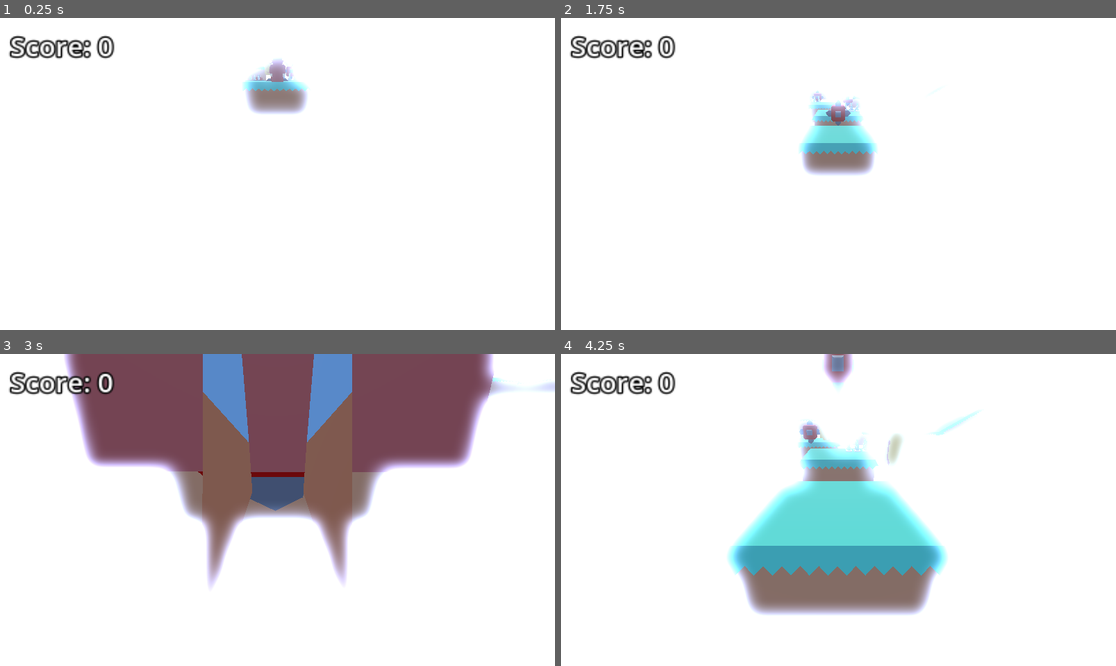
Above: before the commit, frames 1-4 (two rows, left to right).
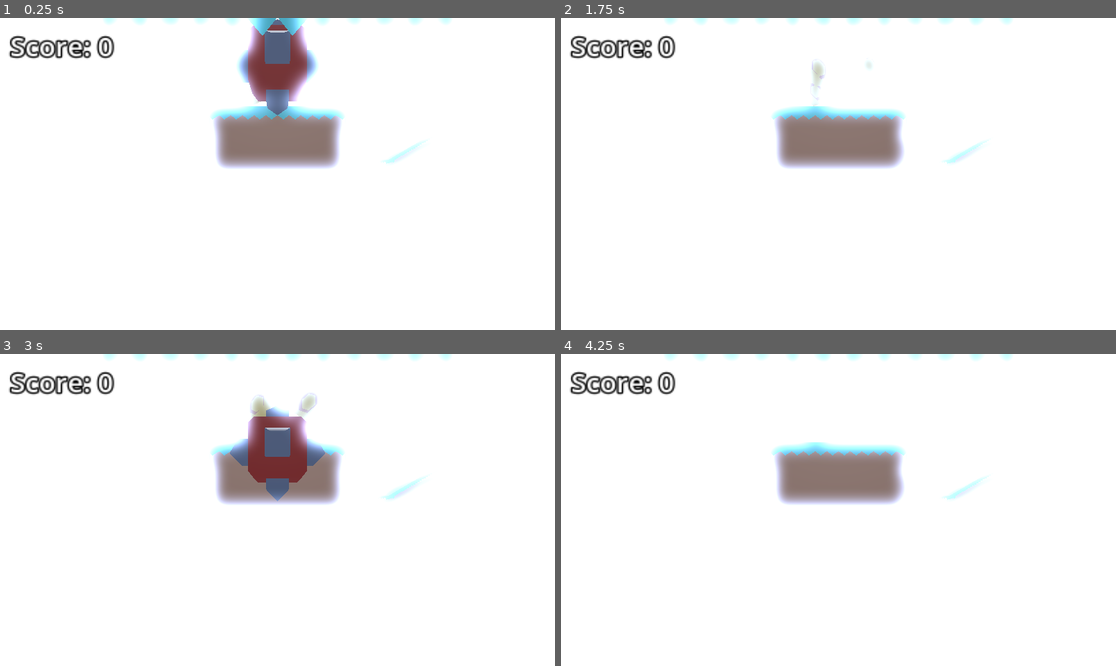
Above: after the commit, the same moments.

Repository: AErdenberger/3d_Platformer
Game: Godot game, scene res://Levels/level_1.tscn
Same seed, same stepped clock (60 frames per second), same inputs: the game is played once before the commit and once after it.
Inputs (mouse positions are in pixels of both pictures, inside the frame that each line leads up to):
- Up to frame 1 (0.25 s): no input
- Up to frame 2 (1.75 s): move the mouse to (866, 174) at 0.52 s; hold W (move_forward) from 0.53 s (still down); tap Down (camera_down, bound only after the commit) at 0.6 s; click (866, 174) at 0.67 s; tap Space (jump) at 0.77, 1.07, 1.52 s; tap Left (camera_left, bound only after the commit) at 0.8, 1.35 s; move the mouse to (810, 174) at 1.27 s; click (810, 174) at 1.42 s; tap Right (camera_right, bound only after the commit) at 1.55 s
- Up to frame 3 (3 s): keep holding W (move_forward); tap Space (jump) at 1.82 s; move the mouse to (288, 503) at 2.02 s; tap Right (camera_right, bound only after the commit) at 2.1 s; click (288, 503) at 2.17 s; tap Up (camera_up, bound only after the commit) at 2.3, 2.85 s; move the mouse to (271, 516) at 2.77 s; click (271, 516) at 2.92 s
- Up to frame 4 (4.25 s): keep holding W (move_forward); tap Space (jump) at 3.02, 3.05, 3.32 s; move the mouse to (877, 513) at 3.52 s; hold Space (jump) from 3.53 s (still down); click (877, 513) at 3.67 s; tap Down (camera_down, bound only after the commit) at 3.8 s

The runs differ from the first frame. In frame 1, 7.9% of the frame differs, in the area x 18-82%, y 0-49%; in frame 2, 5.0%; in frame 3, 33%, in the area x 11-100%, y 0-75%; in frame 4, 17%.
Error after the commit: Invalid access to property or key 'rotation' on a base object of type 'null instance'. (res://Player.gd:62)

Commit message:
Mammo implentation

Diff:
--- a/Levels/level_1.tscn
+++ b/Levels/level_1.tscn
@@ -6,6 +6,7 @@
 [ext_resource type="PackedScene" uid="uid://dmw4umfy31obw" path="res://spikes.tscn" id="4_64m4w"]
 [ext_resource type="PackedScene" uid="uid://bgn6hhaln4yfv" path="res://coin.tscn" id="5_0lw0a"]
 [ext_resource type="PackedScene" uid="uid://ce5xto4o33kyl" path="res://end_flag.tscn" id="6_wwguw"]
+[ext_resource type="PackedScene" uid="uid://cv0qbarl1wjcq" path="res://view.tscn" id="7_jmo74"]
 
 [sub_resource type="Environment" id="Environment_xiv38"]
 background_mode = 1
@@ -20,107 +21,121 @@
 
 [node name="Main" type="Node3D"]
 
-[node name="PlatformLarge" parent="." instance=ExtResource("1_p3yf1")]
+[node name="Platform Holder" type="Node3D" parent="."]
+transform = Transform3D(1, 0, 0, 0, 1, 0, 0, 0, 1, 0.009516, 1.41706, 0)
+
+[node name="PlatformLarge" parent="Platform Holder" instance=ExtResource("1_p3yf1")]
+transform = Transform3D(1, 0, 0, 0, 1, 0, 0, 0, 1, -0.009516, -1.41706, 0)
+
+[node name="PlatformLarge2" parent="Platform Holder" instance=ExtResource("1_p3yf1")]
+transform = Transform3D(1, 0, 0, 0, 1, 0, 0, 0, 1, -0.009516, -1.41706, -4)
+
+[node name="PlatformLarge3" parent="Platform Holder" instance=ExtResource("1_p3yf1")]
+transform = Transform3D(1, 0, 0, 0, 1, 0, 0, 0, 1, -1.00952, -1.41706, -8)
+
+[node name="PlatformLarge4" parent="Platform Holder" instance=ExtResource("1_p3yf1")]
+transform = Transform3D(1, 0, 0, 0, 1, 0, 0, 0, 1, -2.00952, -0.41706, -12)
+
+[node name="PlatformLarge5" parent="Platform Holder" instance=ExtResource("1_p3yf1")]
+transform = Transform3D(1, 0, 0, 0, 1, 0, 0, 0, 1, 1.99048, -1.41706, -15)
+
+[node name="PlatformLarge6" parent="Platform Holder" instance=ExtResource("1_p3yf1")]
+transform = Transform3D(1, 0, 0, 0, 1, 0, 0, 0, 1, 6.99048, -1.41706, -15)
+
+[node name="PlatformLarge7" parent="Platform Holder" instance=ExtResource("1_p3yf1")]
+transform = Transform3D(0.858468, -0.512867, 0, 0.512867, 0.858468, 0, 0, 0, 1, 8.85002, -0.887874, -15.0132)
+
+[node name="PlatformLarge8" parent="Platform Holder" instance=ExtResource("1_p3yf1")]
+transform = Transform3D(0.858468, -0.512867, 0, 0.512867, 0.858468, 0, 0, 0, 1, 10.5777, 0.13683, -15.0132)
+
+[node name="PlatformLarge9" parent="Platform Holder" instance=ExtResource("1_p3yf1")]
+transform = Transform3D(1, 0, 0, 0, 1, 0, 0, 0, 1, 12.0047, 0.47275, -15.0043)
+
+[node name="PlatformLarge10" parent="Platform Holder" instance=ExtResource("1_p3yf1")]
+transform = Transform3D(1, 0, 0, 0, 1, 0, 0, 0, 1, 15.9535, 0.58294, -15.0514)
+
+[node name="Coin Holder" type="Node3D" parent="."]
+transform = Transform3D(1, 0, 0, 0, 1, 0, 0, 0, 1, 0.009516, 1.41706, 0)
+
+[node name="Coin" parent="Coin Holder" instance=ExtResource("5_0lw0a")]
+transform = Transform3D(1, 0, 0, 0, 1, 0, 0, 0, 1, 0.655895, -0.11941, 0)
+
+[node name="Coin2" parent="Coin Holder" instance=ExtResource("5_0lw0a")]
+transform = Transform3D(1, 0, 0, 0, 1, 0, 0, 0, 1, -0.354506, -0.04238, -3.53044)
+
+[node name="Coin3" parent="Coin Holder" instance=ExtResource("5_0lw0a")]
+transform = Transform3D(1, 0, 0, 0, 1, 0, 0, 0, 1, 0.53672, -0.0171701, -3.52376)
+
+[node name="Coin4" parent="Coin Holder" instance=ExtResource("5_0lw0a")]
+transform = Transform3D(1, 0, 0, 0, 1, 0, 0, 0, 1, -0.512881, -0.07702, -4.45877)
+
+[node name="Coin5" parent="Coin Holder" instance=ExtResource("5_0lw0a")]
+transform = Transform3D(1, 0, 0, 0, 1, 0, 0, 0, 1, -0.634763, -0.28731, -7.73786)
+
+[node name="Coin6" parent="Coin Holder" instance=ExtResource("5_0lw0a")]
+transform = Transform3D(1, 0, 0, 0, 1, 0, 0, 0, 1, -1.46585, 0.8086, -12.4827)
+
+[node name="Coin7" parent="Coin Holder" instance=ExtResource("5_0lw0a")]
+transform = Transform3D(1, 0, 0, 0, 1, 0, 0, 0, 1, 2.52276, -0.41364, -14.9998)
+
+[node name="Coin8" parent="Coin Holder" instance=ExtResource("5_0lw0a")]
+transform = Transform3D(1, 0, 0, 0, 1, 0, 0, 0, 1, 7.87113, 0.09603, -14.5252)
+
+[node name="Coin9" parent="Coin Holder" instance=ExtResource("5_0lw0a")]
+transform = Transform3D(1, 0, 0, 0, 1, 0, 0, 0, 1, 8.95607, 0.66602, -15.1725)
+
+[node name="Coin10" parent="Coin Holder" instance=ExtResource("5_0lw0a")]
+transform = Transform3D(1, 0, 0, 0, 1, 0, 0, 0, 1, 12.0402, 1.80574, -15.0103)
+
+[node name="Spikes Holder" type="Node3D" parent="."]
+
+[node name="Spikes" parent="Spikes Holder" instance=ExtResource("4_64m4w")]
+transform = Transform3D(1, 0, 0, 0, 1, 0, 0, 0, 1, 0.628275, 1.01332, -4.5297)
+
+[node name="Spikes2" parent="Spikes Holder" instance=ExtResource("4_64m4w")]
+transform = Transform3D(1, 0, 0, 0, 1, 0, 0, 0, 1, -1.56748, 1.03552, -8.58514)
+
+[node name="Spikes3" parent="Spikes Holder" instance=ExtResource("4_64m4w")]
+transform = Transform3D(1, 0, 0, 0, 1, 0, 0, 0, 1, -2.5993, 1.96589, -11.9661)
+
+[node name="Spikes4" parent="Spikes Holder" instance=ExtResource("4_64m4w")]
+transform = Transform3D(1, 0, 0, 0, 1, 0, 0, 0, 1, 1.38425, 1, -15.5503)
+
+[node name="Spikes5" parent="Spikes Holder" instance=ExtResource("4_64m4w")]
+transform = Transform3D(0.850505, -0.525966, -0.00129996, 0.525937, 0.85048, -0.00862917, 0.00564423, 0.00665545, 0.999962, 8.1342, 1.2656, -15.6006)
+
+[node name="Spikes6" parent="Spikes Holder" instance=ExtResource("4_64m4w")]
+transform = Transform3D(0.850505, -0.525966, -0.00129996, 0.525937, 0.85048, -0.00862917, 0.00564423, 0.00665545, 0.999962, 9.74417, 2.21533, -14.4375)
+
+[node name="Enemy Holder" type="Node3D" parent="."]
+
+[node name="Enemy" parent="Enemy Holder" instance=ExtResource("3_thf22")]
+
+[node name="Enemy2" parent="Enemy Holder" instance=ExtResource("3_thf22")]
+transform = Transform3D(1, 0, 0, 0, 1, 0, 0, 0, 1, 1.27426, 1, -5.9757)
+move_dir = Vector3(-3, 0, 0)
+
+[node name="Enemy3" parent="Enemy Holder" instance=ExtResource("3_thf22")]
+transform = Transform3D(1, 0, 0, 0, 1, 0, 0, 0, 1, -1.24315, 0.00341761, -10.046)
+move_dir = Vector3(-1, 3, 0)
+
+[node name="Enemy4" parent="Enemy Holder" instance=ExtResource("3_thf22")]
+transform = Transform3D(1, 0, 0, 0, 1, 0, 0, 0, 1, 4.48921, 1, -14.4396)
+move_dir = Vector3(0, 0, -3)
+
+[node name="Enemy5" parent="Enemy Holder" instance=ExtResource("3_thf22")]
+transform = Transform3D(1, 0, 0, 0, 1, 0, 0, 0, 1, 4.48921, 1, -15.5526)
+move_dir = Vector3(0, 0, 3)
 
 [node name="Player" parent="." instance=ExtResource("2_3goe4")]
 
 [node name="DirectionalLight3D" type="DirectionalLight3D" parent="."]
 transform = Transform3D(-1, 4.37114e-08, -7.57103e-08, 0, 0.866025, 0.5, 8.74228e-08, 0.5, -0.866025, 0, 3.70442, 0)
 
-[node name="PlatformLarge2" parent="." instance=ExtResource("1_p3yf1")]
-transform = Transform3D(1, 0, 0, 0, 1, 0, 0, 0, 1, 0, 0, -4)
-
-[node name="PlatformLarge3" parent="." instance=ExtResource("1_p3yf1")]
-transform = Transform3D(1, 0, 0, 0, 1, 0, 0, 0, 1, -1, 0, -8)
-
-[node name="PlatformLarge4" parent="." instance=ExtResource("1_p3yf1")]
-transform = Transform3D(1, 0, 0, 0, 1, 0, 0, 0, 1, -2, 1, -12)
-
-[node name="PlatformLarge5" parent="." instance=ExtResource("1_p3yf1")]
-transform = Transform3D(1, 0, 0, 0, 1, 0, 0, 0, 1, 2, 0, -15)
-
-[node name="PlatformLarge6" parent="." instance=ExtResource("1_p3yf1")]
-transform = Transform3D(1, 0, 0, 0, 1, 0, 0, 0, 1, 7, 0, -15)
-
-[node name="Enemy" parent="." instance=ExtResource("3_thf22")]
-
-[node name="Enemy2" parent="." instance=ExtResource("3_thf22")]
-transform = Transform3D(1, 0, 0, 0, 1, 0, 0, 0, 1, 1.27426, 1, -5.9757)
-move_dir = Vector3(-3, 0, 0)
-
-[node name="Enemy3" parent="." instance=ExtResource("3_thf22")]
-transform = Transform3D(1, 0, 0, 0, 1, 0, 0, 0, 1, -1.24315, 0.00341761, -10.046)
-move_dir = Vector3(-1, 3, 0)
-
-[node name="Enemy4" parent="." instance=ExtResource("3_thf22")]
-transform = Transform3D(1, 0, 0, 0, 1, 0, 0, 0, 1, 4.48921, 1, -14.4396)
-move_dir = Vector3(0, 0, -3)
-
-[node name="Enemy5" parent="." instance=ExtResource("3_thf22")]
-transform = Transform3D(1, 0, 0, 0, 1, 0, 0, 0, 1, 4.48921, 1, -15.5526)
-move_dir = Vector3(0, 0, 3)
-
-[node name="PlatformLarge7" parent="." instance=ExtResource("1_p3yf1")]
-transform = Transform3D(0.858468, -0.512867, 0, 0.512867, 0.858468, 0, 0, 0, 1, 8.85954, 0.529186, -15.0132)
-
-[node name="PlatformLarge8" parent="." instance=ExtResource("1_p3yf1")]
-transform = Transform3D(0.858468, -0.512867, 0, 0.512867, 0.858468, 0, 0, 0, 1, 10.5872, 1.55389, -15.0132)
-
-[node name="PlatformLarge9" parent="." instance=ExtResource("1_p3yf1")]
-transform = Transform3D(1, 0, 0, 0, 1, 0, 0, 0, 1, 12.0142, 1.88981, -15.0043)
-
-[node name="PlatformLarge10" parent="." instance=ExtResource("1_p3yf1")]
-transform = Transform3D(1, 0, 0, 0, 1, 0, 0, 0, 1, 15.963, 2, -15.0514)
-
-[node name="Spikes" parent="." instance=ExtResource("4_64m4w")]
-transform = Transform3D(1, 0, 0, 0, 1, 0, 0, 0, 1, 0.628275, 1.01332, -4.5297)
-
-[node name="Spikes2" parent="." instance=ExtResource("4_64m4w")]
-transform = Transform3D(1, 0, 0, 0, 1, 0, 0, 0, 1, -1.56748, 1.03552, -8.58514)
-
-[node name="Spikes3" parent="." instance=ExtResource("4_64m4w")]
-transform = Transform3D(1, 0, 0, 0, 1, 0, 0, 0, 1, -2.5993, 1.96589, -11.9661)
-
-[node name="Spikes4" parent="." instance=ExtResource("4_64m4w")]
-transform = Transform3D(1, 0, 0, 0, 1, 0, 0, 0, 1, 1.38425, 1, -15.5503)
-
-[node name="Spikes5" parent="." instance=ExtResource("4_64m4w")]
-transform = Transform3D(0.850505, -0.525966, -0.00129996, 0.525937, 0.85048, -0.00862917, 0.00564423, 0.00665545, 0.999962, 8.1342, 1.2656, -15.6006)
-
-[node name="Spikes6" parent="." instance=ExtResource("4_64m4w")]
-transform = Transform3D(0.850505, -0.525966, -0.00129996, 0.525937, 0.85048, -0.00862917, 0.00564423, 0.00665545, 0.999962, 9.74417, 2.21533, -14.4375)
-
-[node name="Coin" parent="." instance=ExtResource("5_0lw0a")]
-
 [node name="WorldEnvironment" type="WorldEnvironment" parent="."]
 environment = SubResource("Environment_xiv38")
 
-[node name="Coin2" parent="." instance=ExtResource("5_0lw0a")]
-transform = Transform3D(1, 0, 0, 0, 1, 0, 0, 0, 1, -0.34499, 1.37468, -3.53044)
-
-[node name="Coin3" parent="." instance=ExtResource("5_0lw0a")]
-transform = Transform3D(1, 0, 0, 0, 1, 0, 0, 0, 1, 0.546236, 1.39989, -3.52376)
-
-[node name="Coin4" parent="." instance=ExtResource("5_0lw0a")]
-transform = Transform3D(1, 0, 0, 0, 1, 0, 0, 0, 1, -0.503365, 1.34004, -4.45877)
-
-[node name="Coin5" parent="." instance=ExtResource("5_0lw0a")]
-transform = Transform3D(1, 0, 0, 0, 1, 0, 0, 0, 1, -0.625247, 1.12975, -7.73786)
-
-[node name="Coin6" parent="." instance=ExtResource("5_0lw0a")]
-transform = Transform3D(1, 0, 0, 0, 1, 0, 0, 0, 1, -1.45633, 2.22566, -12.4827)
-
-[node name="Coin7" parent="." instance=ExtResource("5_0lw0a")]
-transform = Transform3D(1, 0, 0, 0, 1, 0, 0, 0, 1, 2.53228, 1.00342, -14.9998)
-
-[node name="Coin8" parent="." instance=ExtResource("5_0lw0a")]
-transform = Transform3D(1, 0, 0, 0, 1, 0, 0, 0, 1, 7.88065, 1.51309, -14.5252)
-
-[node name="Coin9" parent="." instance=ExtResource("5_0lw0a")]
-transform = Transform3D(1, 0, 0, 0, 1, 0, 0, 0, 1, 8.96559, 2.08308, -15.1725)
-
-[node name="Coin10" parent="." instance=ExtResource("5_0lw0a")]
-transform = Transform3D(1, 0, 0, 0, 1, 0, 0, 0, 1, 12.0497, 3.2228, -15.0103)
-
 [node name="EndFlag" parent="." instance=ExtResource("6_wwguw")]
 next_scene = "res://Levels/level_2.tscn"
+
+[node name="View" parent="." instance=ExtResource("7_jmo74")]
--- a/Player.gd
+++ b/Player.gd
@@ -1,78 +1,96 @@
 extends CharacterBody3D
 
-var move_speed : float = 4.0
-var jump_force : float = 10.0
-var gravity : float = 20.0
+@export var view: Node3D
 
-var facing_angle : float
+var move_speed = 250
+var move_velocity: Vector3
 
 var score : int
 
-#var _velocity = Vector3.ZERO
-var _snap_vector = Vector3.DOWN
+var gravity:float = 0
+var jump_strength = 7
 
-@onready var model : MeshInstance3D = get_node("Model")
-@onready var _spring_arm : SpringArm3D = $SpringArm
+var rotation_direction : float
+
+var previously_floored = false
+
+var jump_single = true
+var jump_double = true
+
+@onready var model = $Model
 @onready var score_text : Label = get_node("ScoreText")
 
-@export var sensitivity : int = 500
-@export var camera_path : NodePath
-@onready var camera = get_node(camera_path)
+func _physics_process(delta):
+	handle_controls(delta)
+	handle_gravity(delta)
 
-func _physics_process(delta):
+	#Movement
+	var applied_velocity : Vector3
+	#velocity is from CharacterBody
+	#Lerp - Returns the result of the linear interpolation between this vector and to by amount weight.
+		#weight is on the range of 0.0 to 1.0, representing the amount of interpolation.
+	applied_velocity = velocity.lerp(move_velocity, delta * 10)
+	applied_velocity.y = -gravity
 
-	#apply gravity if we're in the air
-	if not is_on_floor():
-		velocity.y -= gravity * delta
-
-	var move_direction = Vector3.ZERO
-	move_direction.x = Input.get_action_strength("move_right") - Input.get_action_strength("move_left")
-	move_direction.z = Input.get_action_strength("move_backward") - Input.get_action_strength("move_forward")
-	move_direction = move_direction.rotated(Vector3.UP, _spring_arm.rotation.y).normalized()
-	#get keyboard input
-	#var input = Input.get_vector("move_left", "move_right", "move_forward", "move_backward")
-	#calculate move direction
-	#var dir = Vector3(input.x, 0, input.y)
-
-	#assign direction to velocity
-	velocity.x = move_direction.x * move_speed
-	velocity.z = move_direction.z * move_speed
-	velocity.y -= gravity * delta
-
-	var just_landed = is_on_floor() and _snap_vector == Vector3.ZERO
-	if Input.is_action_pressed("jump") and is_on_floor():
-		velocity.y = jump_force
-		_snap_vector = Vector3.ZERO
-	elif just_landed:
-		_snap_vector = Vector3.DOWN #snap the character to the floor
-
-	#apply velocity
+	velocity = applied_velocity
 	move_and_slide()
 
-	#if we're moving, set facing direction
-	if velocity.length() > 0:
-		facing_angle = Vector2(velocity.y, velocity.x).angle()
-		model.rotation.y = lerp_angle(model.rotation.y, facing_angle, 0.5)
+	if position.y < -10:
+		get_tree().reload_current_scene()
 
-	if global_position.y < -5:
-		game_over()
+	model.scale = model.scale.lerp(Vector3(1,1,1), delta * 10)
 
-func _process(delta):
-	_spring_arm.position.y = position.y + 0.05
-	_spring_arm.position.z = position.z + 0.005
+	if is_on_floor() and gravity > 2 and !previously_floored:
+		model.scale = Vector3(1.25, 0.75, 1.25)
+
+	previously_floored = is_on_floor()
+
+	if Vector2(velocity.z, velocity.x).length() > 0:
+		rotation_direction = Vector2(velocity.z, velocity.x).angle()
+
+	rotation.y = lerp_angle(rotation.y, rotation_direction, delta * 10)
+
+	pass
+
+func handle_controls(delta):
+	var input := Vector3.ZERO
+
+	#Get axis input by specifying two actions, one negative and one positive.
+	input.x = Input.get_axis("move_left", "move_right")
+	input.z = Input.get_axis("move_forward", "move_backward")
+
+	input = input.rotated(Vector3.UP, view.rotation.y).normalized()
+
+	move_velocity = input * move_speed * delta
+
+	if Input.is_action_just_pressed("jump"):
+		if(jump_double):
+			gravity = -jump_strength
+			jump_double = false
+			model.scale = Vector3(0.5, 1.5, 0.5)
+		if(jump_single):
+			jump()
+
+	pass
+
+func jump():
+
+	gravity = -jump_strength
+
+	model.scale = Vector3(0.5, 1.5, 0.5)
+
+	jump_single = false
+	jump_double = true
+
+func handle_gravity(delta):
+	gravity += 25 * delta
+	if gravity > 0 and is_on_floor():
+		gravity = 0
+		jump_single = true
 
 func game_over():
 	get_tree().reload_current_scene()
 
-
 func add_score(amount):
 	score += amount
 	score_text.text = str("Score: ", score) #str() will concatinate the the label text with the score amount
-
-
-#func _input(event):
-	#if event is InputEventMouseMotion and Input.is_mouse_button_pressed(MOUSE_BUTTON_LEFT):
-	#	rotation.y -= event.relative.x / sensitivity
-
-	#	$CameraPivot.rotation.x -= event.relative.y / sensitivity
-	#	$CameraPivot.rotation.x = clamp($CameraPivot.rotation.x, deg_to_rad(-45), deg_to_rad(45))
--- a/SpringArm.gd
+++ b/SpringArm.gd
@@ -1,28 +1,51 @@
-extends SpringArm3D
+extends Node3D
 
-@export var mouse_sensitivity : float = 0.05
+@export_group("Properties")
+@export var target: Node
 
+@export_group("Zoom")
+@export var zoom_minimum = 16
+@export var zoom_maximum = 4
+@export var zoom_speed = 10
+
+@export_group("Rotation")
+@export var rotation_speed = 120
+
+@onready var camera = $Camera3D
+
+var camera_rotation:Vector3
+var zoom = 10
 
 # Called when the node enters the scene tree for the first time.
 func _ready():
-	#camera can move independently of the character
-	#won't inherit its position, rotation or scale
-	top_level = true
 
-	#hides and locks the cursor to the game window
-	Input.set_mouse_mode(Input.MOUSE_MODE_CAPTURED)
-
-func _unhandled_input(event):
-	if event is InputEventMouseMotion and Input.is_mouse_button_pressed(MOUSE_BUTTON_LEFT):
-		rotation_degrees.x -= event.relative.y * mouse_sensitivity
-		#clamp prevents the camera from rolling over, limiting the cameras movement
-		rotation_degrees.x = clamp(rotation_degrees.x, -90.0, 30.0)
-
-		rotation_degrees.y -= event.relative.x * mouse_sensitivity
-		#the wrapf function will keep the rotation from going over 360 degrees
-		rotation_degrees.y = wrapf(rotation_degrees.y, 0.0, 360.0)
+	camera_rotation = rotation_degrees
+	pass # Replace with function body.
 
 
 # Called every frame. 'delta' is the elapsed time since the previous frame.
 func _process(delta):
+
+	self.position = self.position.lerp(target.position, delta * 4)
+	rotation_degrees = rotation_degrees.lerp(camera_rotation, delta * 6)
+
+	camera.position = camera.position.lerp(Vector3(0, 0, zoom), 8 * delta)
+
+	handle_input(delta)
 	pass
+
+func handle_input(delta):
+	#Rotation
+
+	var input := Vector3.ZERO
+
+	input.y = Input.get_axis("camera_left", "camera_right")
+	input.x = Input.get_axis("camera_up", "camera_down")
+
+	#Limit the camera rotation
+	camera_rotation += input.limit_length(1.0) * rotation_speed * delta
+	#we don't want the camera to go directly below or directly above the character
+	camera_rotation.x = clamp(camera_rotation.x, -80, -10)
+
+	zoom += Input.get_axis("zoom_in", "zoom_out") * zoom_speed * delta
+	zoom = clamp(zoom, zoom_maximum, zoom_minimum)
--- a/player.tscn
+++ b/player.tscn
@@ -1,8 +1,7 @@
-[gd_scene load_steps=6 format=3 uid="uid://cw0ib30w6q1q0"]
+[gd_scene load_steps=5 format=3 uid="uid://cw0ib30w6q1q0"]
 
 [ext_resource type="Script" path="res://Player.gd" id="1_y6rlv"]
 [ext_resource type="ArrayMesh" uid="uid://gjuyfsvj5gs0" path="res://Models/characterVampire.obj" id="2_vvhn7"]
-[ext_resource type="Script" path="res://SpringArm.gd" id="3_iygs5"]
 
 [sub_resource type="CapsuleShape3D" id="CapsuleShape3D_xm7iu"]
 radius = 0.237152
@@ -13,9 +12,10 @@
 outline_size = 5
 outline_color = Color(0, 0, 0, 1)
 
-[node name="Player" type="CharacterBody3D" groups=["Player"]]
+[node name="Player" type="CharacterBody3D" node_paths=PackedStringArray("view") groups=["Player"]]
 transform = Transform3D(1, 0, 0, 0, 1, 0, 0, 0, 1, 0.009516, 1.41706, 0)
 script = ExtResource("1_y6rlv")
+view = NodePath("")
 
 [node name="Model" type="MeshInstance3D" parent="."]
 mesh = ExtResource("2_vvhn7")
@@ -33,11 +33,3 @@
 scale = Vector2(2.84, 2.76)
 text = "Score: 0"
 label_settings = SubResource("LabelSettings_up0ip")
-
-[node name="SpringArm" type="SpringArm3D" parent="."]
-spring_length = 7.0
-margin = 0.0
-script = ExtResource("3_iygs5")
-
-[node name="Camera3D" type="Camera3D" parent="SpringArm"]
-transform = Transform3D(1, 0, 0, 0, 0.907777, 0.419452, 0, -0.419452, 0.907777, 0, 2.22118, 2.43571)
--- a/project.godot
+++ b/project.godot
@@ -20,25 +20,21 @@
 move_forward={
 "deadzone": 0.5,
 "events": [Object(InputEventKey,"resource_local_to_scene":false,"resource_name":"","device":-1,"window_id":0,"alt_pressed":false,"shift_pressed":false,"ctrl_pressed":false,"meta_pressed":false,"pressed":false,"keycode":0,"physical_keycode":87,"key_label":0,"unicode":119,"echo":false,"script":null)
-, Object(InputEventKey,"resource_local_to_scene":false,"resource_name":"","device":-1,"window_id":0,"alt_pressed":false,"shift_pressed":false,"ctrl_pressed":false,"meta_pressed":false,"pressed":false,"keycode":0,"physical_keycode":4194320,"key_label":0,"unicode":0,"echo":false,"script":null)
 ]
 }
 move_backward={
 "deadzone": 0.5,
 "events": [Object(InputEventKey,"resource_local_to_scene":false,"resource_name":"","device":-1,"window_id":0,"alt_pressed":false,"shift_pressed":false,"ctrl_pressed":false,"meta_pressed":false,"pressed":false,"keycode":0,"physical_keycode":83,"key_label":0,"unicode":115,"echo":false,"script":null)
-, Object(InputEventKey,"resource_local_to_scene":false,"resource_name":"","device":-1,"window_id":0,"alt_pressed":false,"shift_pressed":false,"ctrl_pressed":false,"meta_pressed":false,"pressed":false,"keycode":0,"physical_keycode":4194322,"key_label":0,"unicode":0,"echo":false,"script":null)
 ]
 }
 move_left={
 "deadzone": 0.5,
 "events": [Object(InputEventKey,"resource_local_to_scene":false,"resource_name":"","device":-1,"window_id":0,"alt_pressed":false,"shift_pressed":false,"ctrl_pressed":false,"meta_pressed":false,"pressed":false,"keycode":0,"physical_keycode":65,"key_label":0,"unicode":97,"echo":false,"script":null)
-, Object(InputEventKey,"resource_local_to_scene":false,"resource_name":"","device":-1,"window_id":0,"alt_pressed":false,"shift_pressed":false,"ctrl_pressed":false,"meta_pressed":false,"pressed":false,"keycode":0,"physical_keycode":4194319,"key_label":0,"unicode":0,"echo":false,"script":null)
 ]
 }
 move_right={
 "deadzone": 0.5,
 "events": [Object(InputEventKey,"resource_local_to_scene":false,"resource_name":"","device":-1,"window_id":0,"alt_pressed":false,"shift_pressed":false,"ctrl_pressed":false,"meta_pressed":false,"pressed":false,"keycode":0,"physical_keycode":68,"key_label":0,"unicode":100,"echo":false,"script":null)
-, Object(InputEventKey,"resource_local_to_scene":false,"resource_name":"","device":-1,"window_id":0,"alt_pressed":false,"shift_pressed":false,"ctrl_pressed":false,"meta_pressed":false,"pressed":false,"keycode":0,"physical_keycode":4194321,"key_label":0,"unicode":0,"echo":false,"script":null)
 ]
 }
 jump={
@@ -46,3 +42,23 @@
 "events": [Object(InputEventKey,"resource_local_to_scene":false,"resource_name":"","device":-1,"window_id":0,"alt_pressed":false,"shift_pressed":false,"ctrl_pressed":false,"meta_pressed":false,"pressed":false,"keycode":0,"physical_keycode":32,"key_label":0,"unicode":32,"echo":false,"script":null)
 ]
 }
+camera_left={
+"deadzone": 0.5,
+"events": [Object(InputEventKey,"resource_local_to_scene":false,"resource_name":"","device":-1,"window_id":0,"alt_pressed":false,"shift_pressed":false,"ctrl_pressed":false,"meta_pressed":false,"pressed":false,"keycode":0,"physical_keycode":4194319,"key_label":0,"unicode":0,"echo":false,"script":null)
+]
+}
+camera_right={
+"deadzone": 0.5,
+"events": [Object(InputEventKey,"resource_local_to_scene":false,"resource_name":"","device":-1,"window_id":0,"alt_pressed":false,"shift_pressed":false,"ctrl_pressed":false,"meta_pressed":false,"pressed":false,"keycode":0,"physical_keycode":4194321,"key_label":0,"unicode":0,"echo":false,"script":null)
+]
+}
+camera_up={
+"deadzone": 0.5,
+"events": [Object(InputEventKey,"resource_local_to_scene":false,"resource_name":"","device":-1,"window_id":0,"alt_pressed":false,"shift_pressed":false,"ctrl_pressed":false,"meta_pressed":false,"pressed":false,"keycode":0,"physical_keycode":4194320,"key_label":0,"unicode":0,"echo":false,"script":null)
+]
+}
+camera_down={
+"deadzone": 0.5,
+"events": [Object(InputEventKey,"resource_local_to_scene":false,"resource_name":"","device":-1,"window_id":0,"alt_pressed":false,"shift_pressed":false,"ctrl_pressed":false,"meta_pressed":false,"pressed":false,"keycode":0,"physical_keycode":4194322,"key_label":0,"unicode":0,"echo":false,"script":null)
+]
+}
--- /dev/null
+++ b/view.tscn
@@ -0,0 +1,12 @@
+[gd_scene load_steps=2 format=3 uid="uid://cv0qbarl1wjcq"]
+
+[ext_resource type="Script" path="res://SpringArm.gd" id="1_03kf6"]
+
+[node name="View" type="Node3D" node_paths=PackedStringArray("target")]
+script = ExtResource("1_03kf6")
+target = NodePath("")
+zoom_minimum = 5
+zoom_maximum = 1
+zoom_speed = 4
+
+[node name="Camera3D" type="Camera3D" parent="."]
Not shown: 1 places in Levels/level_1.tscn that only renumber resources
